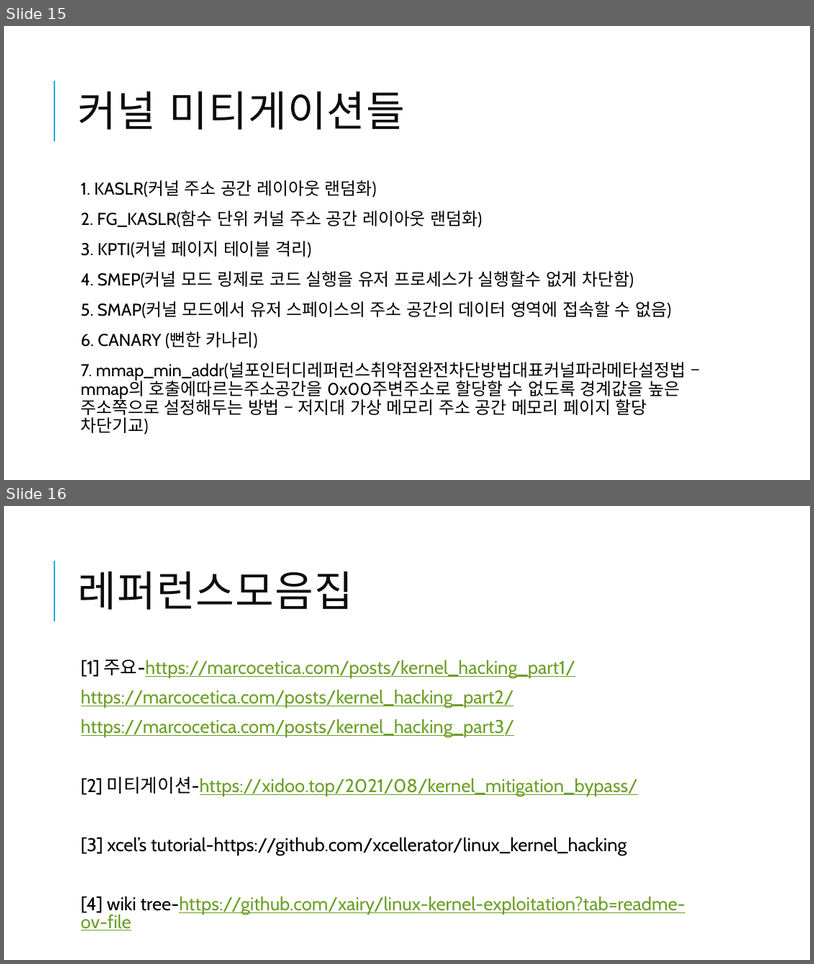
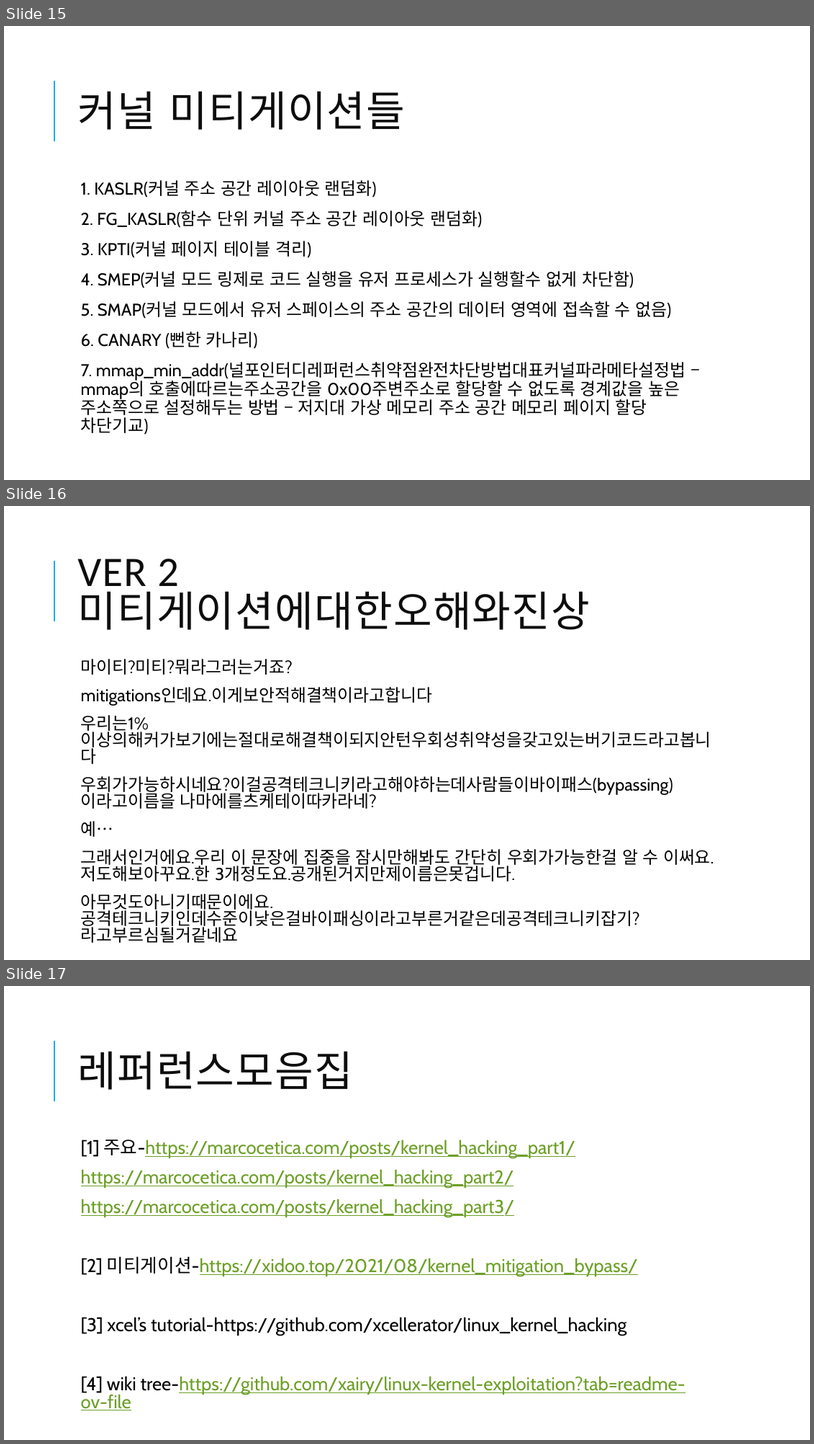
Before and after one commit to tkopppop/CveSs, a slide deck: 커널해킹의중요성.pptx. Shown one above the other, each under a label of ours: slides 15 and 16 before the commit, slides 15, 16 and 17 after it. The pictures are 814x964 and 814x1444 pixels, drawn with LibreOffice and Linux fonts; fonts in the diff are those of the drawing. Boxes give left, top, right and bottom in pixels: in the first picture for what was removed or moved away, otherwise in the second. Text is boxed around its words. In the diff, an @@ line names an element or a change of style, - is before the commit and + after.

```diff
--- a/커널해킹의중요성.pptx
+++ b/커널해킹의중요성.pptx
@@ slide 16 added at [4,506,810,960], background #FFFFFF; not listed: 1 template element that a slide beside it also shows @@
@@ title added at [77,559,590,630], 50 pt, text #0D0D0D @@
+VER 2
+미티게이션에대한오해와진상
@@ text added at [81,659,714,929], 20.4 pt, text #000000 @@
+  마이티?미티?뭐라그러는거죠?
+  mitigations인데요.이게보안적해결책이라고합니다
+  우리는1%이상의해커가보기에는절대로해결책이되지안턴우회성취약성을갖고있는버기코드라고봅니다
+  우회가가능하시네요?이걸공격테크니키라고해야하는데사람들이바이패스(bypassing)이라고이름을 나마에를츠케테이따카라네?
+  예…
+  그래서인거에요.우리 이 문장에 집중을 잠시만해봐도 간단히 우회가가능한걸 알 수 이써요.저도해보아꾸요.한 3개정도요.공개된거지만제이름은못겁니다.
+  아무것도아니기때문이에요.공격테크니키인데수준이낮은걸바이패싱이라고부른거같은데공격테크니키잡기?라고부르심될거같네요
@@ what was slide 16 is now slide 17 @@
```
Also in this commit, not shown: 2 slides changed.
